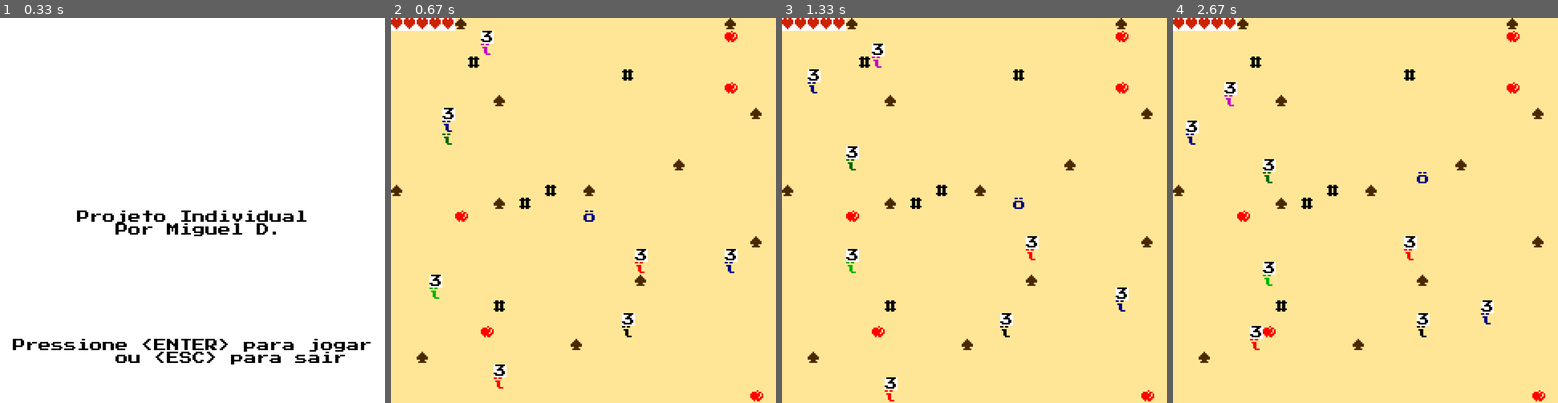
Above: before the commit, frames 1-4 (left to right).
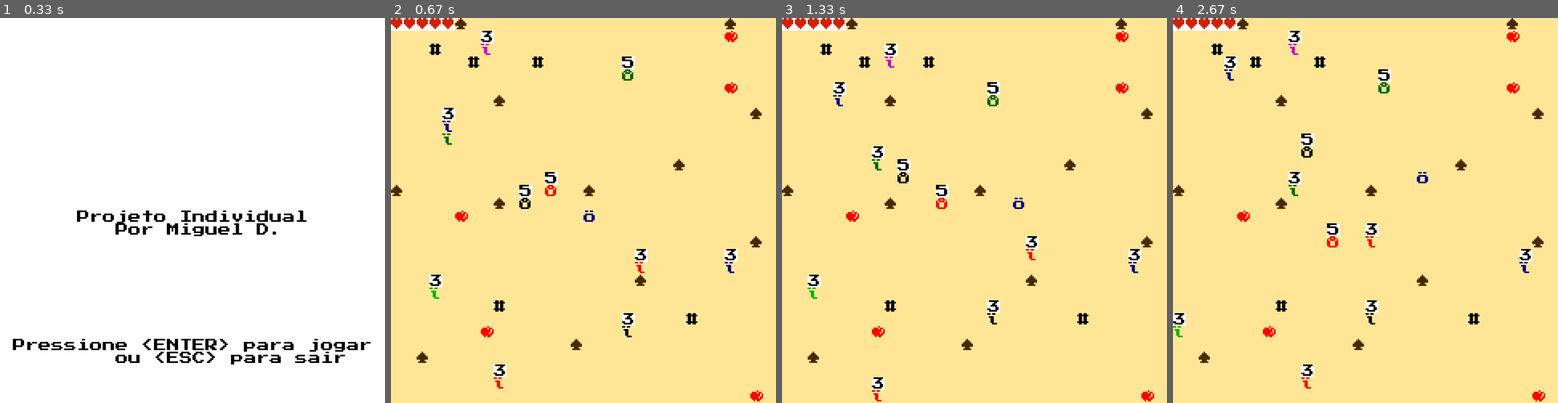
Above: after the commit, the same moments.

Repository: EuMiguelll/Projeto-Python-Individual-EuMiguel
Game: pygame game, started from codigo/jogo.py
Two runs of this game, one before a commit and one after it. Both use one fixed random seed, a clock stepped at 60 frames per second and the inputs below.
Inputs:
- Up to frame 1 (0.33 s): no input
- Up to frame 2 (0.67 s): tap Enter at 0.33 s
- Up to frame 3 (1.33 s): hold Right 0.67-1.13 s; hold Up from 1.17 s (still down)
- Up to frame 4 (2.67 s): release Up at 1.72 s; hold Right 1.75-2.27 s; hold Left from 2.3 s (still down)

Frame 1 is identical in both runs. In frame 2, 0.7% of the frame differs, in the area x 10-80%, y 6-80%; in frame 3, 2.9%; in frame 4, 3.2%, in the area x 0-94%, y 3-97%.

Commit message:
fiz novos inimigos que tmb se movem

Diff:
--- a/codigo/constantes.py
+++ b/codigo/constantes.py
@@ -35,3 +35,4 @@
 VIDA = "♥"
 DANO = "~"
 MONSTRO = 'ϊ'
+MONSTRAO = 'Ů'
--- a/codigo/inicializacao.py
+++ b/codigo/inicializacao.py
@@ -67,6 +67,17 @@
                 'moveu_para': '',
                 'probabilidade_de_ataque': 0.2,
             })
+    elif tipo == MONSTRAO:
+        for i in range(quantidade):
+            posicao = gera_posicao_desocupada(posicoes_ocupadas, largura_mapa, altura_mapa)
+            objetos.append({
+                'tipo': tipo,
+                'posicao': posicao,
+                'cor': choice(cores),
+                'vida': 5,
+                'moveu_para': '',
+                'probabilidade_de_ataque': 0.5,
+            })
 
     return objetos
 
@@ -119,6 +130,7 @@
     objetos += gera_objetos(5, MAÇA, VERMELHO, largura_mapa, altura_mapa, posicoes_ocupadas)
     objetos += gera_objetos(12, ESPINHO, VERDE_CLARO, largura_mapa, altura_mapa, posicoes_ocupadas)
     objetos += gera_objetos(8, MONSTRO, BRANCO, largura_mapa, altura_mapa, posicoes_ocupadas)
+    objetos += gera_objetos(3, MONSTRAO, MARROM_ESCURO, largura_mapa, altura_mapa, posicoes_ocupadas)
     objetos += gera_objetos(5, PAREDE, MARROM_ESCURO, largura_mapa, altura_mapa, posicoes_ocupadas)
 
     return {
--- a/codigo/tela_jogo.py
+++ b/codigo/tela_jogo.py
@@ -36,6 +36,10 @@
             motor.desenha_string(janela, objeto["posicao"][0], objeto["posicao"][1], MONSTRO, AMARELO_PRAIA, objeto["cor"])
             qnt_vidas = objeto["vida"]
             motor.desenha_string(janela, objeto["posicao"][0], objeto["posicao"][1]-1, f"{qnt_vidas}", BRANCO, PRETO)
+        elif objeto["tipo"] == MONSTRAO:
+            qnt_vidas_monstrao = objeto["vida"]
+            motor.desenha_string(janela, objeto["posicao"][0], objeto["posicao"][1], MONSTRAO, AMARELO_PRAIA, objeto["cor"])
+            motor.desenha_string(janela, objeto["posicao"][0], objeto["posicao"][1]-1, f"{qnt_vidas_monstrao}", BRANCO, PRETO)
 
     #desenha o personagem principal
     motor.desenha_string(janela, estado["pos_jogador"][0], estado["pos_jogador"][1], JOGADOR, AMARELO_PRAIA, AZUL)
@@ -74,9 +78,9 @@
         estado["pos_jogador"][1]+=1
         moveu = "baixo"
 
-    #monstro escolhe localizacao aleatoriamente para se mover, sem sair do mapa
+#monstro escolhe localizacao aleatoriamente para se mover, sem sair do mapa
     for objeto in estado["objetos"]:
-        if objeto["tipo"] == MONSTRO:
+        if objeto["tipo"] == MONSTRO or objeto["tipo"] == MONSTRAO:
             escolha_aleatória = randint(1,8)
 
             if escolha_aleatória == 1:
@@ -123,7 +127,6 @@
                     objeto["posicao"][0] -=1
                     objeto["moveu_para"] = "esquerda"
                     posicoes_ocupadas2.append([objeto["posicao"][0],objeto["posicao"][1]])
-
 
     #checa se o jogador está tocando em um espinho ou coracao ou parede
 
@@ -154,9 +157,34 @@
                     estado["pos_jogador"][1]+=1
                 elif moveu == "baixo":
                     estado["pos_jogador"][1]-=1
-        elif objeto["tipo"] == MONSTRO:
-            if objeto["posicao"] == estado["pos_jogador"]:
-                #volta a posicao do jogador
+
+        elif objeto["tipo"] == MONSTRO or objeto["tipo"] == MONSTRAO:
+            #checa se o monstro ta em uma posicao ocupada e volta ele caso ele esteja
+            if objeto["posicao"] in estado["posicoes_ocupadas"]:
+                estado["mensagem"] == "AAAAAA"
+                if objeto["moveu_para"] == "cima_esquerda":
+                    objeto["posicao"][0] +=1
+                    objeto["posicao"][1] +=1
+                elif objeto["moveu_para"] == "cima":
+                    objeto["posicao"][1] +=1
+                elif objeto["moveu_para"] == "cima_direita":
+                    objeto["posicao"][0] -=1
+                    objeto["posicao"][1] +=1
+                elif objeto["moveu_para"] == "direita":
+                    objeto["posicao"][0] -=1
+                elif objeto["moveu_para"] == "baixo_direita":
+                    objeto["posicao"][0] -=1
+                    objeto["posicao"][1] -=1
+                elif objeto["moveu_para"] == "baixo":
+                    objeto["posicao"][1] -=1
+                elif objeto["moveu_para"] == "baixo_esquerda":
+                    objeto["posicao"][0] +=1
+                    objeto["posicao"][1] -=1
+                elif objeto["moveu_para"] == "esquerda":
+                    objeto["posicao"][0] +=1
+            #checa se o jogador está em cima do monstro, volta o jogador e determina quem dá o dano
+            if objeto["posicao"] == estado["pos_jogador"]:
+                estado["mensagem"] = "AAAAAAA"
                 if moveu == "direita":
                     estado["pos_jogador"][0]-=1
                 elif moveu == "esquerda":
@@ -165,7 +193,6 @@
                     estado["pos_jogador"][1]+=1
                 elif moveu == "baixo":
                     estado["pos_jogador"][1]-=1
-
                 #checa quem ataca
                 if random() <= objeto["probabilidade_de_ataque"]:
                     estado["mensagem"] = "O MONSTRO TE ATACOU!"
@@ -173,37 +200,11 @@
                 else:
                     objeto["vida"] -=1
                     estado["mensagem"] = "VOCÊ ATACOU O MONSTRO!"
-
+                #se o monstro levar dano e ficar com 0 de vida ele morre e sai da lista de objetos
                     if objeto["vida"] < 1:
                         estado["mensagem"] = "VOCÊ MATOU O MONSTRO!"
                         estado["pos_jogador"] = objeto["posicao"]
                         estado["objetos"].remove(objeto)
-
-            elif objeto["posicao"] in estado["posicoes_ocupadas"]:
-                if objeto["moveu_para"] == "cima_esquerda":
-                    objeto["posicao"][0] +=1
-                    objeto["posicao"][1] +=1
-                elif objeto["moveu_para"] == "cima":
-                    objeto["posicao"][1] +=1
-                elif objeto["moveu_para"] == "cima_direita":
-                    objeto["posicao"][0] -=1
-                    objeto["posicao"][1] +=1
-                elif objeto["moveu_para"] == "direita":
-                    objeto["posicao"][0] -=1
-                elif objeto["moveu_para"] == "baixo_direita":
-                    objeto["posicao"][0] -=1
-                    objeto["posicao"][1] -=1
-                elif objeto["moveu_para"] == "baixo":
-                    objeto["posicao"][1] -=1
-                elif objeto["moveu_para"] == "baixo_esquerda":
-                    objeto["posicao"][0] +=1
-                    objeto["posicao"][1] -=1
-                elif objeto["moveu_para"] == "esquerda":
-                    objeto["posicao"][0] +=1
-
-
-
-
 
     nao_andar_na_vida = [[0,0],[1,0],[2,0],[3,0],[4,0]]
 
Not shown, changed: docs/funcionalidades-implementadas.md
